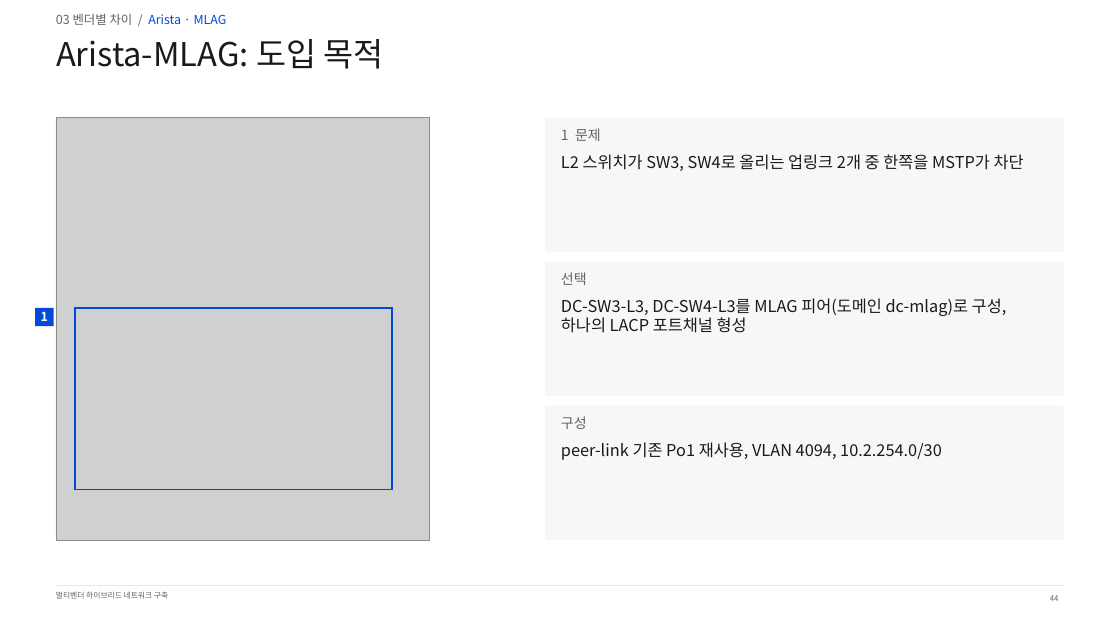
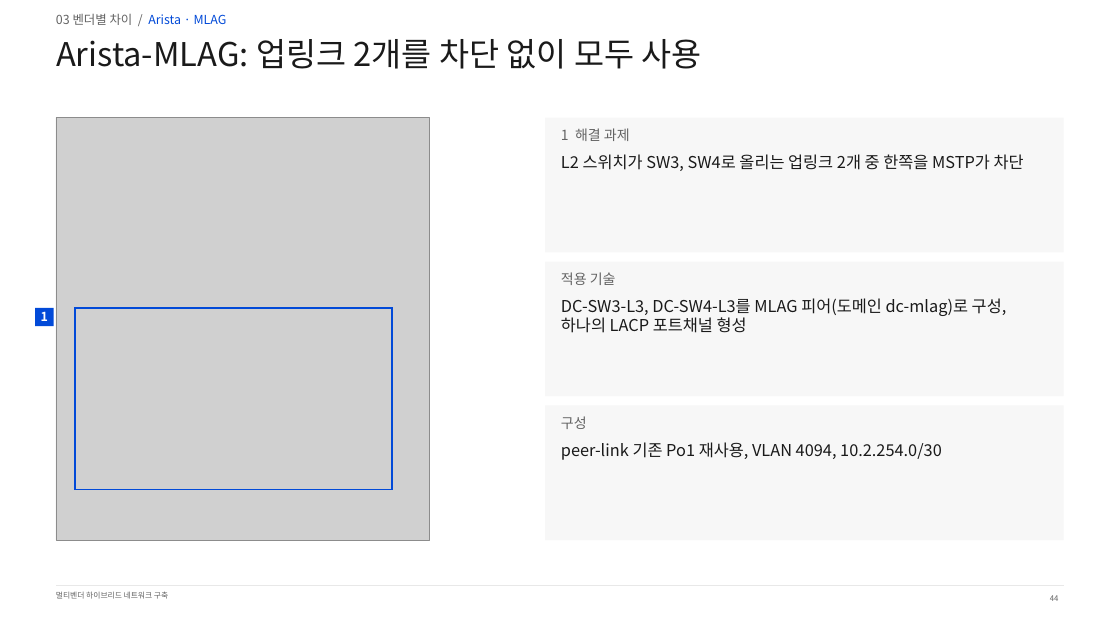
Before and after one commit to KSNAM97/multivendor-wan-dmvpn-mpls-lab, a slide deck: slide 44 of ppt/최종/멀티벤더_하이브리드_WAN_구축_남기석_261020.pptx. Drawn at 1120x630 pixels with LibreOffice and Linux fonts; fonts in the diff are those of the drawing; grey boxes stand for pictures. Boxes give left, top, right and bottom in pixels: in the first picture for what was removed or moved away, otherwise in the second. Text is boxed around its words. In the diff, an @@ line names an element or a change of style, - is before the commit and + after.

Commit message:
최종 발표 자료(68장 PDF, PPTX) 추가와 README 링크, 일정 표기 정리

```diff
--- a/ppt/최종/멀티벤더_하이브리드_WAN_구축_남기석_261020.pptx
+++ b/ppt/최종/멀티벤더_하이브리드_WAN_구축_남기석_261020.pptx
@@ title at [56, 39, 701, 69]: text changed @@
-Arista-MLAG: 도입 목적
+Arista-MLAG: 업링크 2개를 차단 없이 모두 사용
@@ text at [561, 128, 630, 141]: text changed @@
-1 문제
+1 해결 과제
@@ text at [561, 272, 616, 285]: text changed @@
-선택
+적용 기술
```
Also in this commit, not shown: 42 other slides changed, 1 other file.
